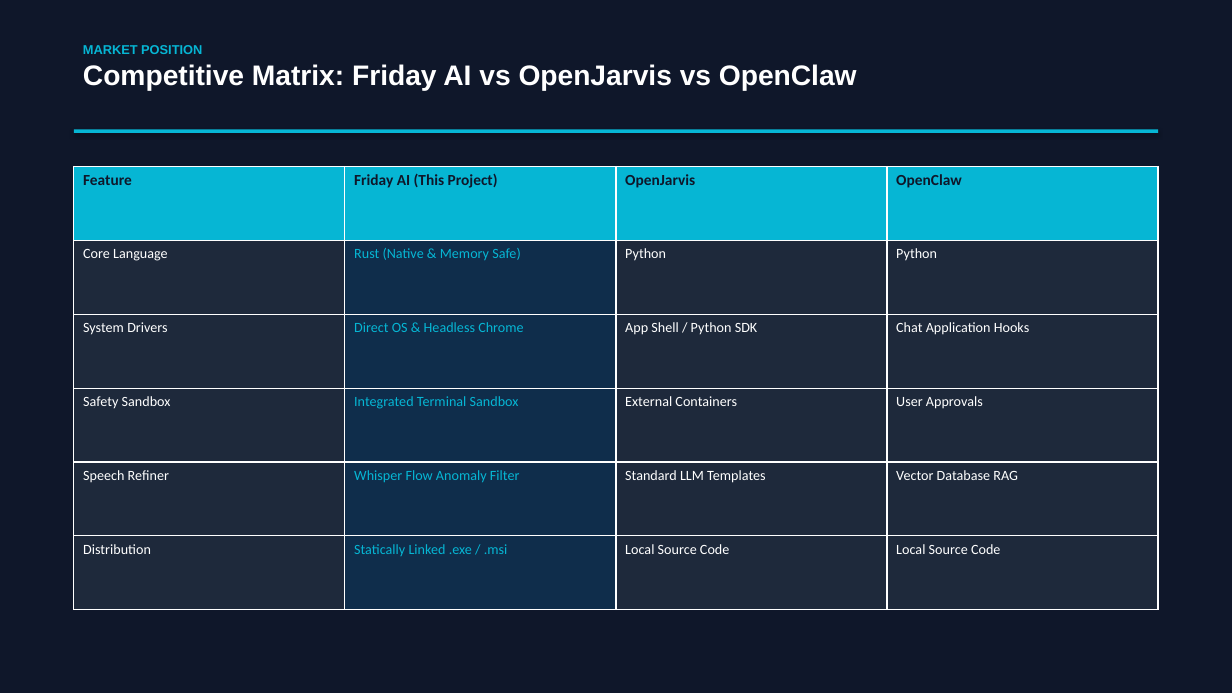
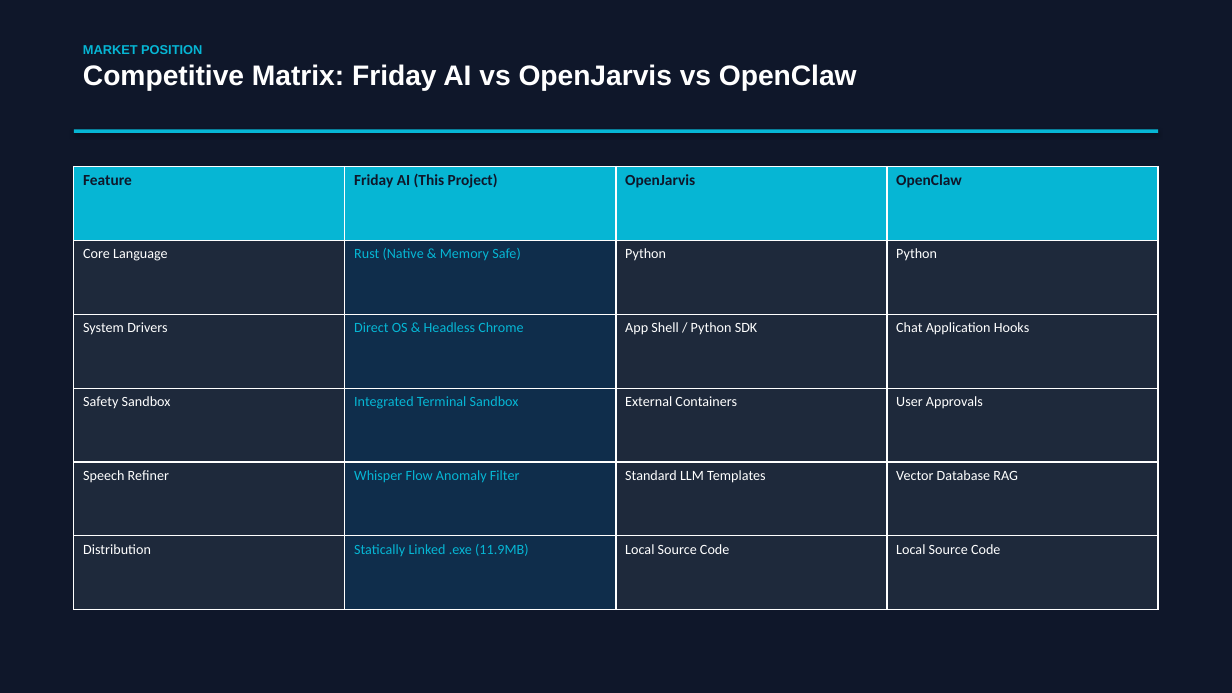
Before and after one commit to hamz963/Friday-AI, a slide deck: slide 3 of SLIDES.pptx. Drawn at 1232x693 pixels with LibreOffice and Linux fonts; fonts in the diff are those of the drawing. Boxes give left, top, right and bottom in pixels: in the first picture for what was removed or moved away, otherwise in the second. Text is boxed around its words. In the diff, an @@ line names an element or a change of style, - is before the commit and + after.

```diff
--- a/SLIDES.pptx
+++ b/SLIDES.pptx
@@ table at bbox=[74, 166, 1157, 610] @@
-row 6, column 2: Statically Linked .exe / .msi
+row 6, column 2: Statically Linked .exe (11.9MB)
```
Also in this commit, not shown: 1 other slide changed, 2 slides added, 2 slides removed, 4 other files.
